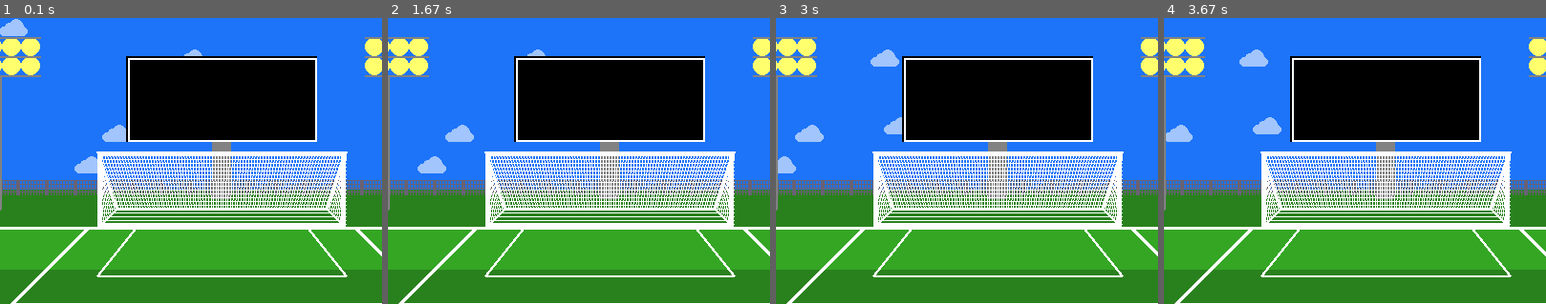
Above: before the commit, frames 1-4 (left to right).
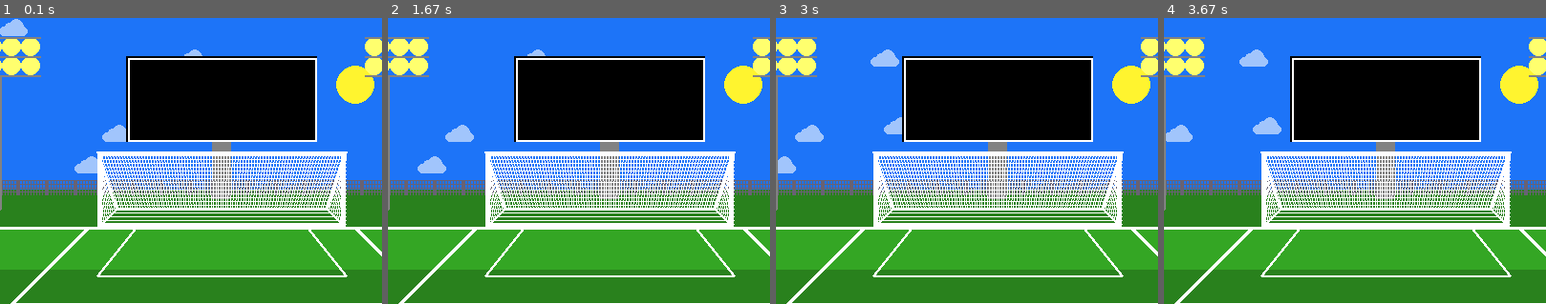
Above: after the commit, the same moments.

Repository: johoule/stuff
Game: pygame game, started from Intro to Pygame Graphics/major league soccer animation/graphics_v4.py
Two runs of this game, one before a commit and one after it. Both use one fixed random seed, a clock stepped at 60 frames per second and the inputs below.
Inputs:
- Up to frame 1 (0.1 s): no input
- Up to frame 2 (1.67 s): tap D at 0.33, 0.67 s
- Up to frame 3 (3 s): no input
- Up to frame 4 (3.67 s): no input
The pictures show only the part of the screen within x 21-71%, y 0-50%; the shares and areas given below are measured in that part.

The runs differ from the first frame. In frame 1, 1.0% of the frame differs, in the area x 88-98%, y 16-30%; in frame 2, 1.0%; in frame 3, 1.0%; in frame 4, 1.0%.

Commit message:
updated and found clouds
the cloud part of the program went missing but it was accidentally deleted

Diff:
--- a/Intro to Pygame Graphics/major league soccer animation/graphics_v4.py
+++ b/Intro to Pygame Graphics/major league soccer animation/graphics_v4.py
@@ -57,9 +57,15 @@
 lights_on = True
 day = True
 
-#simplied the star and cloud loops
-stars = [[random.randrange(0, 800), random.randrange(0, 200), random.randrange(1, 2), random.randrange(1, 2)] for n in range(200)]
-clouds = [[random.randrange(-100, 1600), random.randrange(0, 150)] for i in range(20)]
+
+
+def generate_stars_and_clouds():
+    stars = [[random.randrange(0, 800), random.randrange(0, 200), random.randrange(1, 2), random.randrange(1, 2)] for n in range(200)]
+    clouds = [[random.randrange(-100, 1600), random.randrange(0, 150)] for i in range(20)]
+    return stars, clouds
+
+#usage
+stars, clouds = generate_stars_and_clouds()
 
 # Game loop
 done = False
@@ -80,10 +86,15 @@
     ''' made the lights and shades of things simplier '''
     light_color = YELLOW if lights_on else SILVER
 
-    if day:
-         sky_color, field_color, stripe_color, cloud_color = BLUE, GREEN, DAY_GREEN, WHITE
-    else:
-    	sky_color, field_color, stripe_color, cloud_color = DARK_BLUE, DARK_GREEN, NIGHT_GREEN, NIGHT_GRAY
+    def get_colors(day):
+        if day:
+            sky_color, field_color, stripe_color, cloud_color = BLUE, GREEN, DAY_GREEN, WHITE
+        else:
+            sky_color, field_color, stripe_color, cloud_color = DARK_BLUE, DARK_GREEN, NIGHT_GREEN, NIGHT_GRAY
+        return sky_color, field_color, stripe_color, cloud_color
+
+    sky_color, field_color, stripe_color, cloud_color = get_colors(day)
+
 
     for c in clouds:
         c[0] -= 0.5
@@ -91,6 +102,7 @@
         if c[0] < -100:
             c[0] = random.randrange(800, 1600)
             c[1] = random.randrange(0, 150)
+
 
 
     # Drawing code (Describe the picture. It isn't actually drawn yet.)
@@ -103,14 +115,14 @@
         for s in stars:
             pygame.draw.ellipse(screen, WHITE, s)
 
-
-
-
-    pygame.draw.rect(screen, field_color, [0, 180, 800 , 420])
-    pygame.draw.rect(screen, stripe_color, [0, 180, 800, 42])
-    pygame.draw.rect(screen, stripe_color, [0, 264, 800, 52])
-    pygame.draw.rect(screen, stripe_color, [0, 368, 800, 62])
-    pygame.draw.rect(screen, stripe_color, [0, 492, 800, 82])
+    def draw_field_and_stripes(screen, field_color, stripe_color):
+        pygame.draw.rect(screen, field_color, [0, 180, 800 , 420])
+        pygame.draw.rect(screen, stripe_color, [0, 180, 800, 42])
+        pygame.draw.rect(screen, stripe_color, [0, 264, 800, 52])
+        pygame.draw.rect(screen, stripe_color, [0, 368, 800, 62])
+        pygame.draw.rect(screen, stripe_color, [0, 492, 800, 82])
+
+    draw_field_and_stripes(screen, field_color, stripe_color)
 
 
     '''fence'''
@@ -127,7 +139,14 @@
 
     draw_fence(screen, NIGHT_GRAY)
 
-
+    def draw_sun_or_moon(screen, day, sky_color):
+        if day:
+            pygame.draw.ellipse(screen, BRIGHT_YELLOW, [520, 50, 40, 40])
+        else:
+            pygame.draw.ellipse(screen, WHITE, [520, 50, 40, 40])
+            pygame.draw.ellipse(screen, sky_color, [530, 45, 40, 40])
+
+    draw_sun_or_moon(screen, day, sky_color)
 
     for c in clouds:
         draw_cloud(c[0], c[1])
@@ -167,7 +186,6 @@
     def goal(length,height,color):
         """
         goal draws a goal net based on its length, height, and color
-
         :length: length of the rectangle shape goal net
         :height: height of the rectangle shape goal net
         :color: color of the goal net
@@ -204,7 +222,6 @@
     def draw_line_goal_box(color):
         """
         draw_line_goal_box draws the line in front of the goal net based on the provided color
-
         :color: color of the boal box line
         """
         pygame.draw.line(screen, color, [310, 220], [270, 270], 3)
@@ -217,7 +234,6 @@
     def draw_light(x_index):
         """
         draw_light draws the light of the court based on the provided x index
-
         :x_index: x index of the light pole bottom
         """
         pygame.draw.rect(screen, GRAY, [x_index, 60, 20, 140])
@@ -260,7 +276,6 @@
     def draw_left_flag(stick_color, flag_color, x, y):
         """
         draw_left_flag draws a small flag t that tilted left based on xy index and its color
-
         :stick_color: stick color
         :flag_color: flag color
         :x: x index
@@ -273,7 +288,6 @@
     def draw_right_flag(stick_color, flag_color, x, y):
         """
         draw_left_flag draws a small flag t that tilted right based on xy index and its color
-
         :stick_color: stick color
         :flag_color: flag color
         :x: x index
